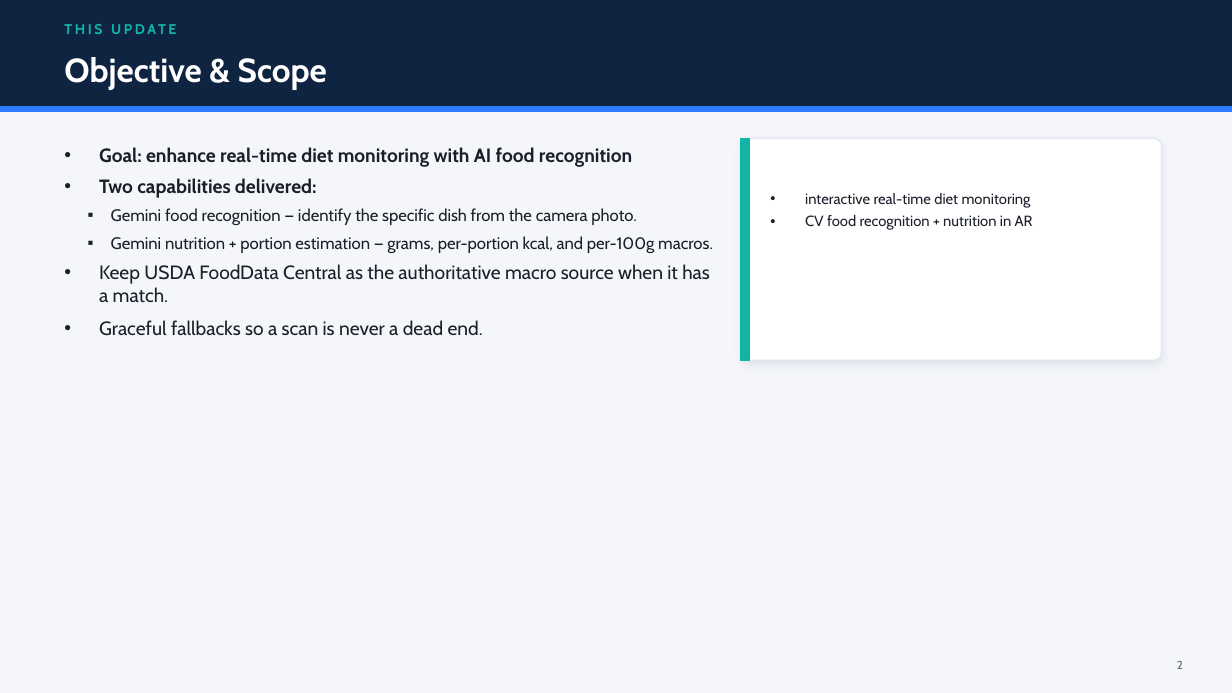
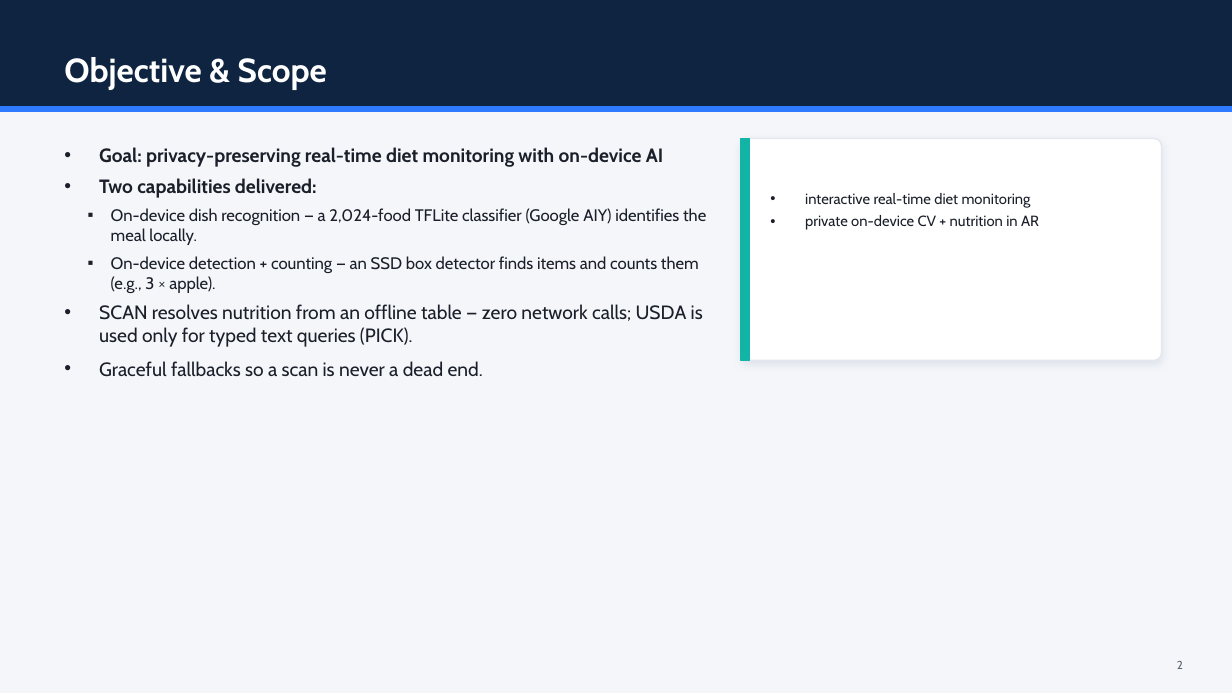
Before and after one commit to ishratafroz/AR_mobile_app, a slide deck: slide 2 of AR_Diet_Gemini_Update.pptx. Drawn at 1232x693 pixels with LibreOffice and Linux fonts; fonts in the diff are those of the drawing. Boxes give left, top, right and bottom in pixels: in the first picture for what was removed or moved away, otherwise in the second. Text is boxed around its words. In the diff, an @@ line names an element or a change of style, - is before the commit and + after.

```diff
--- a/AR_Diet_Gemini_Update.pptx
+++ b/AR_Diet_Gemini_Update.pptx
@@ text removed at [55,15,1165,43] @@
-THIS UPDATE
@@ text at [99,147,663,167]: text changed @@
-• Goal: enhance real-time diet monitoring with AI food recognition
+• Goal: privacy-preserving real-time diet monitoring with on-device AI
@@ text at [99,208,706,347]: text changed @@
-  ▪ Gemini food recognition — identify the specific dish from the camera photo.
-  ▪ Gemini nutrition + portion estimation — grams, per-portion kcal, and per-100g macros.
-• Keep USDA FoodData Central as the authoritative macro source when it has a match.
+  ▪ On-device dish recognition — a 2,024-food TFLite classifier (Google AIY) identifies the meal locally.
+  ▪ On-device detection + counting — an SSD box detector finds items and counts them (e.g., 3 × apple).
+• SCAN resolves nutrition from an offline table — zero network calls; USDA is used only for typed text queries (PICK).
@@ text at [805,215,1039,230]: text changed @@
-• CV food recognition + nutrition in AR
+• private on-device CV + nutrition in AR
```
Also in this commit, not shown: 7 other slides changed, 2 slides added, 1 slide removed, 36 other files.
